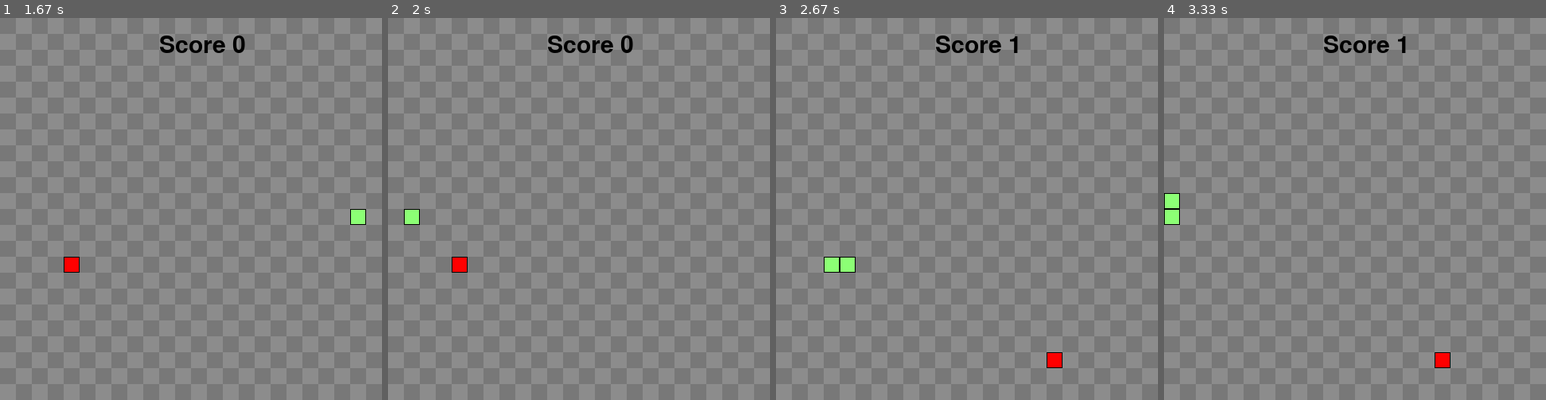
Above: before the commit, frames 1-4 (left to right).
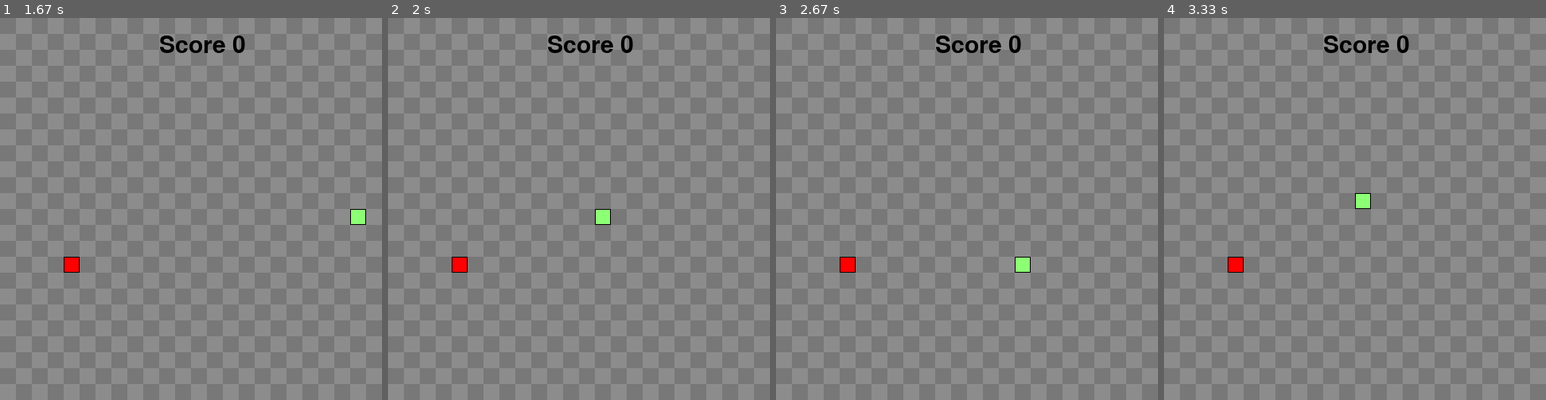
Above: after the commit, the same moments.

Repository: EricNohara/PyGame-Snake
Game: pygame game, started from snake.py
Two runs of this game, one before a commit and one after it. Both use one fixed random seed, a clock stepped at 60 frames per second and the inputs below.
Inputs:
- Up to frame 1 (1.67 s): hold Right 0.33-0.8 s; hold Up 0.83-1.13 s; hold Right 1.17-1.63 s
- Up to frame 2 (2 s): no input
- Up to frame 3 (2.67 s): hold Down 2.23-2.53 s; hold Left from 2.57 s (still down)
- Up to frame 4 (3.33 s): release Left at 2.97 s; hold Up from 3 s (still down)

Frame 1 is identical in both runs. In frame 2, 0.3% of the frame differs, in the area x 4-59%, y 50-55%; in frame 3, 0.8%; in frame 4, 1.0%, in the area x 0-75%, y 4-92%.

Commit message:
added handling for collisions against the wall resetting the game

Diff:
--- a/snake.py
+++ b/snake.py
@@ -11,7 +11,6 @@
         self.positions = [(WIDTH/2, HEIGHT/2)]      # initial position is middle of the screen
         self.direction = random.choice([UP, DOWN, LEFT, RIGHT])     # initial direction is random
         self.color = green
-        self.score = 0
 
     def get_head_pos(self):
         return self.positions[0]
@@ -27,8 +26,12 @@
         cur = self.get_head_pos()
         x, y = self.direction
         new_loc = (((cur[0] + (x * GRID_SIZE)) % WIDTH), (cur[1] + (y * GRID_SIZE)) % HEIGHT)
+
         # Handling collisions with self
         if len(self.positions) > 2 and new_loc in self.positions[2:]:
+            self.reset()
+        # Handle collisions with the walls
+        elif (self.positions[0][0] == 0 and self.direction == LEFT) or (self.positions[0][0] == (WIDTH-1*GRID_SIZE) and self.direction == RIGHT) or (self.positions[0][1] == 0 and self.direction == UP) or (self.positions[0][1] == (HEIGHT-1*GRID_SIZE) and self.direction == DOWN):
             self.reset()
         else:
             self.positions.insert(0, new_loc)
@@ -39,7 +42,7 @@
         self.length = 1
         self.positions = [(WIDTH/2, HEIGHT/2)]      # initial position is middle of the screen
         self.direction = random.choice([UP, DOWN, LEFT, RIGHT])     # initial direction is random
-        self.score = 0
+        score = 0
 
     def draw(self, surface):
         for pos in self.positions:
@@ -135,6 +138,8 @@
         text = font.render("Score {0}".format(score), True, black)
         screen.blit(text, (200,20))
 
+        # print(snake.positions)
+
         pg.display.update()
 
 #call the main function
